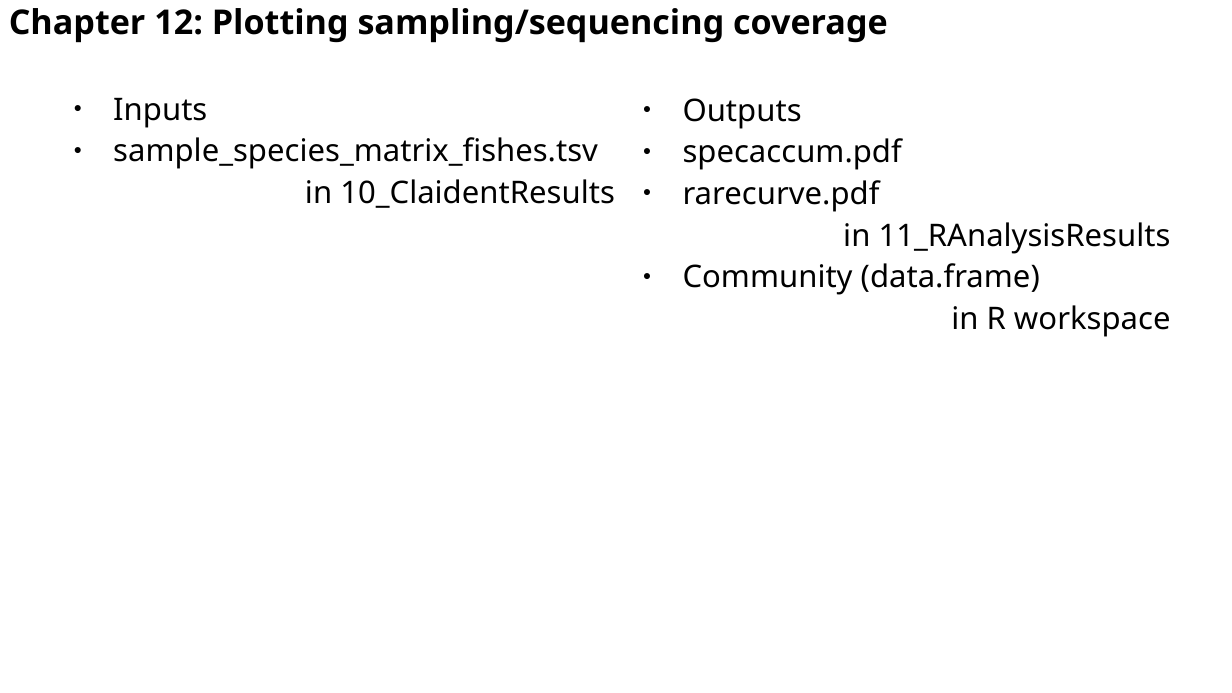
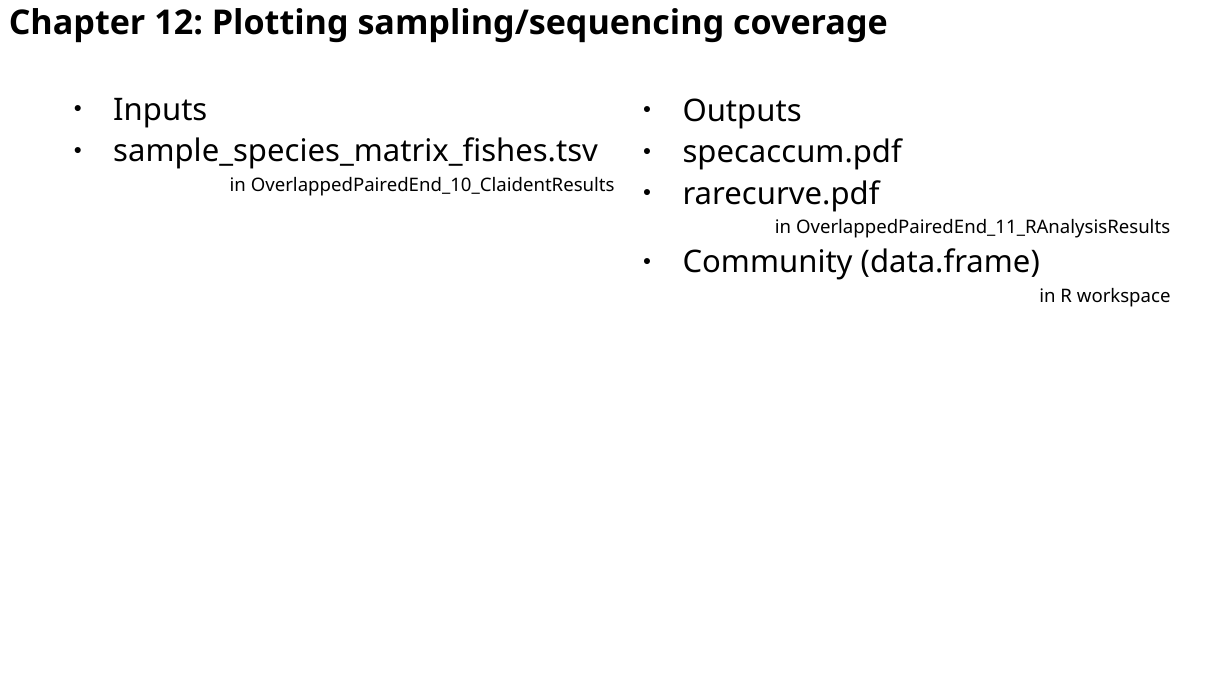
Before and after one commit to astanabe/ClaidentTutorial, a slide deck: slide 58 of AutumnSchool20201115.odp. Drawn at 1232x693 pixels with LibreOffice and Linux fonts; fonts in the diff are those of the drawing. Boxes give left, top, right and bottom in pixels: in the first picture for what was removed or moved away, otherwise in the second. Text is boxed around its words. In the diff, an @@ line names an element or a change of style, - is before the commit and + after.

Commit message:
Add SingleEnd files and update slides and runClaident_nonoverlappedpairedend

```diff
--- a/AutumnSchool20201115.odp
+++ b/AutumnSchool20201115.odp
@@ text at (x1=230, y1=177, x2=615, y2=196): text changed; size 20 to 12 pt @@
-in 10_ClaidentResults
+in OverlappedPairedEnd_10_ClaidentResults
@@ text at (x1=775, y1=219, x2=1170, y2=238): text changed; size 20 to 12 pt @@
-in 11_RAnalysisResults
+in OverlappedPairedEnd_11_RAnalysisResults
@@ text at (x1=1039, y1=288, x2=1171, y2=307): size 20 to 12 pt in "in R workspace" @@
```
Also in this commit, not shown: 18 other slides changed, 2 other files.
